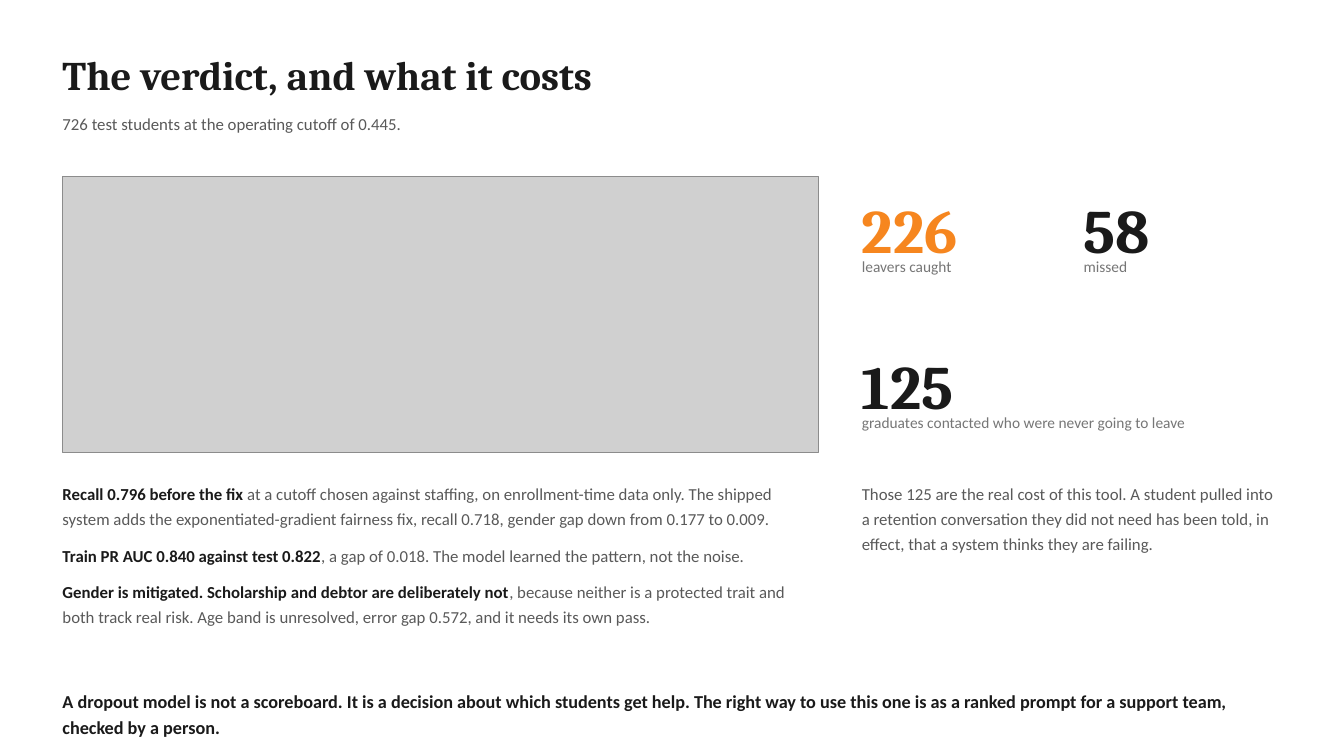
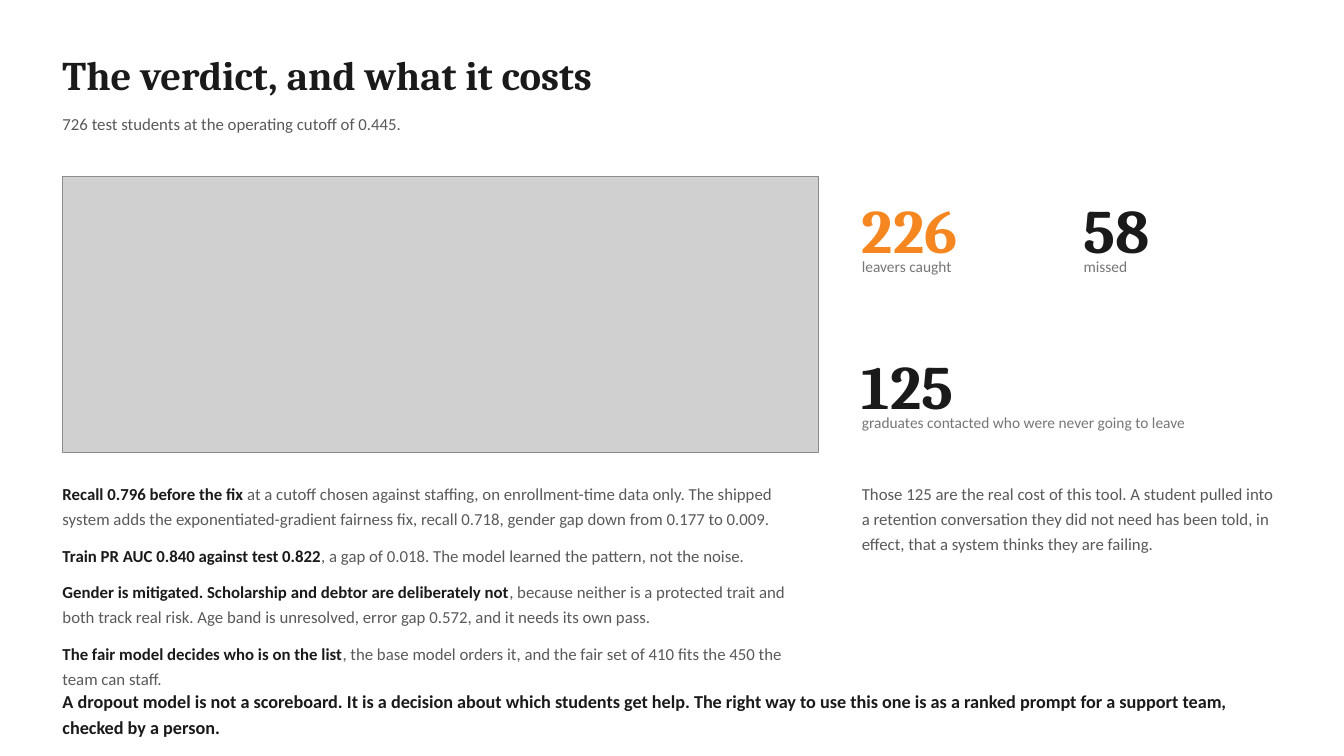
Before and after one commit to jeryldev/pgdaiml-capstone, a slide deck: slide 12 of presentations/technical.pptx. Drawn at 1344x756 pixels with LibreOffice and Linux fonts; fonts in the diff are those of the drawing; grey boxes stand for pictures. Boxes give left, top, right and bottom in pixels: in the first picture for what was removed or moved away, otherwise in the second. Text is boxed around its words. In the diff, an @@ line names an element or a change of style, - is before the commit and + after.

Commit message:
feat(step-5): measure and document the ranking seam
Measure that the ExponentiatedGradient ranking collapses to five bands
(PR-AUC 0.822 to 0.617), so the shipped fair model picks the flag set
and the base model orders it. The fair set of 410 per 1,000 fits the
450 the team can staff, which is also what first brings the list inside
capacity: the unmitigated 483 overshoots it by 33. Document the seam and
its one failure case across notebook 05, the report, and both decks, add
the capacity print to notebook 05, and correct the parental-occupation
dummy count to 78 to 24.

```diff
--- a/presentations/technical.pptx
+++ b/presentations/technical.pptx
@@ text at [62,648,782,685]: paragraph added @@
+The fair model decides who is on the list, the base model orders it, and the fair set of 410 fits the 450 the team can staff.
```
Also in this commit, not shown: 9 other files.
